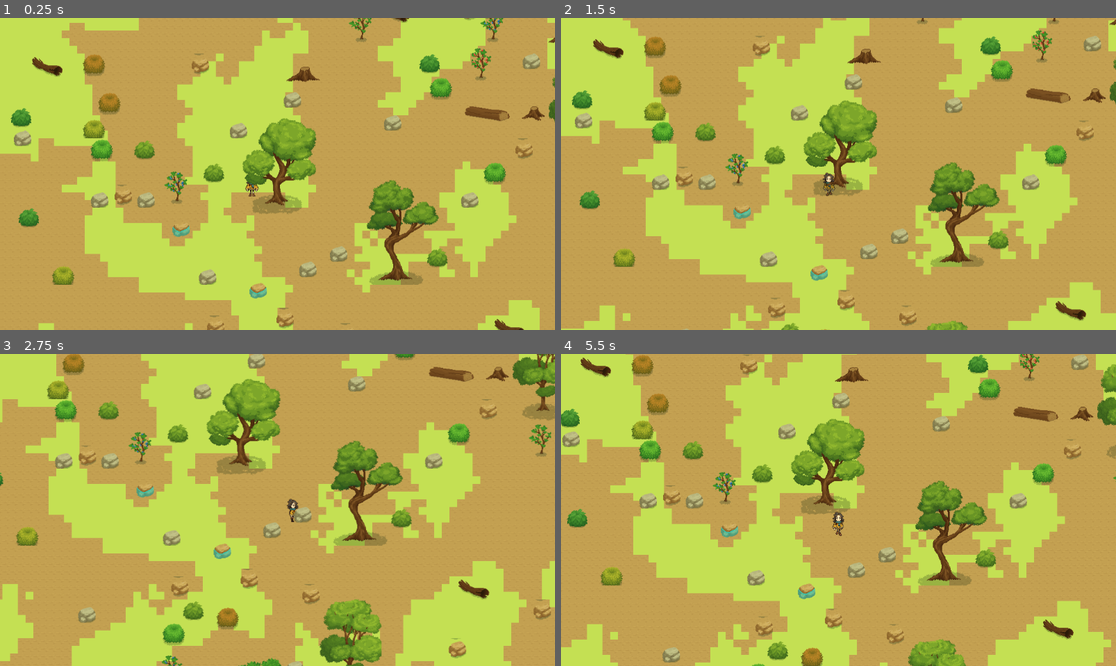
Above: before the commit, frames 1-4 (two rows, left to right).
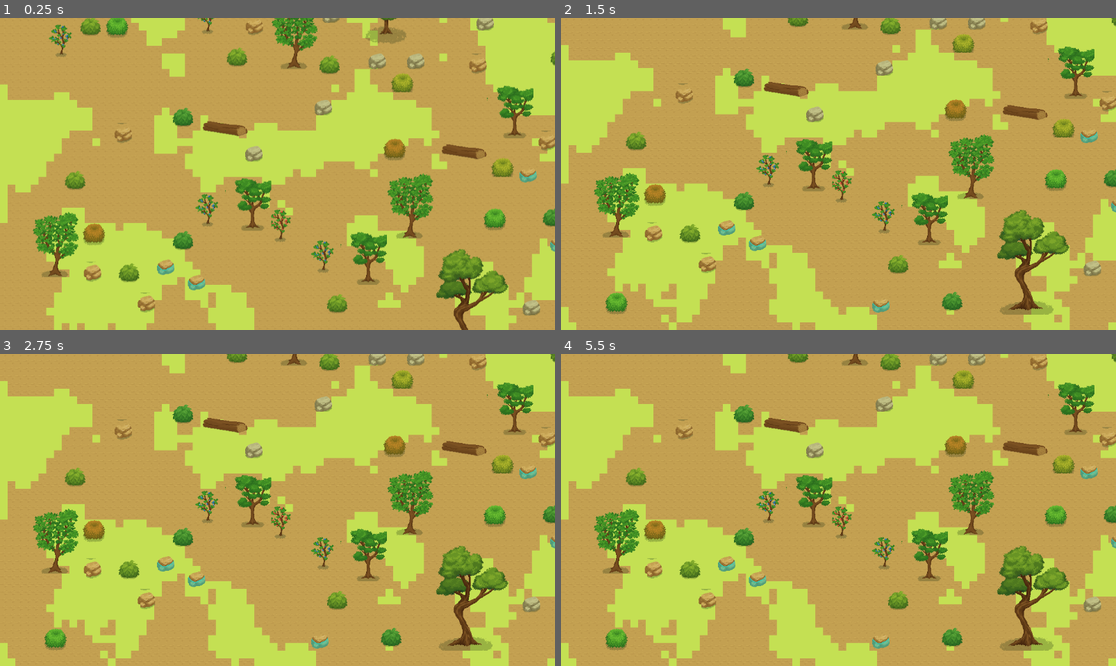
Above: after the commit, the same moments.

Repository: desiretchinda/treasure-hunt
Game: Godot game, scene res://Scenes/game_play.tscn
Two runs of this game, one before a commit and one after it. Both use one fixed random seed, a clock stepped at 60 frames per second and the inputs below.
Inputs:
- Up to frame 1 (0.25 s): no input
- Up to frame 2 (1.5 s): hold Right (move_right) 0.53-1.28 s; hold Down (move_down) from 1.28 s (still down)
- Up to frame 3 (2.75 s): release Down (move_down) at 2.03 s; hold Right (move_right) from 2.03 s (still down)
- Up to frame 4 (5.5 s): release Right (move_right) at 2.78 s; hold Up (move_up) 2.78-3.53 s; hold Left (move_left) 3.53-5.03 s; hold Down (move_down) from 5.03 s (still down)

The runs differ from the first frame. In frame 1, 54% of the frame differs, in the area x 0-100%, y 0-100%; in frame 2, 49%; in frame 3, 57%; in frame 4, 51%.

Commit message:
fix starting point

Diff:
--- a/Prefabs/map.tscn
+++ b/Prefabs/map.tscn
@@ -1536,17 +1536,21 @@
 6:31/0 = 0
 6:31/0/physics_layer_0/polygon_0/points = PackedVector2Array(-8, -8, 8, -8, 8, 8, -8, 8)
 7:31/0 = 0
+7:31/0/physics_layer_0/polygon_0/points = PackedVector2Array(-8, -8, 8, -8, 8, 8, 8, 8, -8, 8)
 8:31/0 = 0
 8:31/0/physics_layer_0/polygon_0/points = PackedVector2Array(-8, -8, 8, -8, 8, 8, -8, 8)
 9:31/0 = 0
 9:31/0/physics_layer_0/polygon_0/points = PackedVector2Array(-8, -8, 8, -8, 8, 8, -8, 8)
 10:31/0 = 0
+10:31/0/physics_layer_0/polygon_0/points = PackedVector2Array(-8, -8, 8, -8, 8, 8, 8, 8, -8, 8)
 11:31/0 = 0
+11:31/0/physics_layer_0/polygon_0/points = PackedVector2Array(-8, -8, 8, -8, 8, 8, 8, 8, -8, 8)
 12:31/0 = 0
 12:31/0/physics_layer_0/polygon_0/points = PackedVector2Array(-8, -8, 8, -8, 8, 8, -8, 8)
 13:31/0 = 0
 13:31/0/physics_layer_0/polygon_0/points = PackedVector2Array(-8, -8, 8, -8, 8, 8, -8, 8)
 14:31/0 = 0
+14:31/0/physics_layer_0/polygon_0/points = PackedVector2Array(-8, -8, 8, -8, 8, 8, 8, 8, -8, 8)
 15:31/0 = 0
 16:31/0 = 0
 16:31/0/physics_layer_0/polygon_0/points = PackedVector2Array(-8, -8, 8, -8, 8, 8, -8, 8)
@@ -1576,17 +1580,21 @@
 6:32/0 = 0
 6:32/0/physics_layer_0/polygon_0/points = PackedVector2Array(-8, -8, 8, -8, 8, 8, -8, 8)
 7:32/0 = 0
+7:32/0/physics_layer_0/polygon_0/points = PackedVector2Array(-8, -8, 8, -8, 8, 8, 8, 8, -8, 8)
 8:32/0 = 0
 8:32/0/physics_layer_0/polygon_0/points = PackedVector2Array(-8, -8, 8, -8, 8, 8, -8, 8)
 9:32/0 = 0
 9:32/0/physics_layer_0/polygon_0/points = PackedVector2Array(-8, -8, 8, -8, 8, 8, -8, 8)
 10:32/0 = 0
+10:32/0/physics_layer_0/polygon_0/points = PackedVector2Array(-8, -8, 8, -8, 8, 8, 8, 8, -8, 8)
 11:32/0 = 0
+11:32/0/physics_layer_0/polygon_0/points = PackedVector2Array(-8, -8, 8, -8, 8, 8, 8, 8, -8, 8)
 12:32/0 = 0
 12:32/0/physics_layer_0/polygon_0/points = PackedVector2Array(-8, -8, 8, -8, 8, 8, -8, 8)
 13:32/0 = 0
 13:32/0/physics_layer_0/polygon_0/points = PackedVector2Array(-8, -8, 8, -8, 8, 8, -8, 8)
 14:32/0 = 0
+14:32/0/physics_layer_0/polygon_0/points = PackedVector2Array(-8, -8, 8, -8, 8, 8, 8, 8, -8, 8)
 15:32/0 = 0
 16:32/0 = 0
 17:32/0 = 0
@@ -1654,17 +1662,21 @@
 6:35/0 = 0
 6:35/0/physics_layer_0/polygon_0/points = PackedVector2Array(-8, -8, 8, -8, 8, 8, -8, 8)
 7:35/0 = 0
+7:35/0/physics_layer_0/polygon_0/points = PackedVector2Array(-8, -8, 8, -8, 8, 8, 8, 8, -8, 8)
 8:35/0 = 0
 8:35/0/physics_layer_0/polygon_0/points = PackedVector2Array(-8, -8, 8, -8, 8, 8, -8, 8)
 9:35/0 = 0
 9:35/0/physics_layer_0/polygon_0/points = PackedVector2Array(-8, -8, 8, -8, 8, 8, -8, 8)
 10:35/0 = 0
+10:35/0/physics_layer_0/polygon_0/points = PackedVector2Array(-8, -8, 8, -8, 8, 8, 8, 8, -8, 8)
 11:35/0 = 0
+11:35/0/physics_layer_0/polygon_0/points = PackedVector2Array(-8, -8, 8, -8, 8, 8, 8, 8, -8, 8)
 12:35/0 = 0
 12:35/0/physics_layer_0/polygon_0/points = PackedVector2Array(-8, -8, 8, -8, 8, 8, -8, 8)
 13:35/0 = 0
 13:35/0/physics_layer_0/polygon_0/points = PackedVector2Array(-8, -8, 8, -8, 8, 8, -8, 8)
 14:35/0 = 0
+14:35/0/physics_layer_0/polygon_0/points = PackedVector2Array(-8, -8, 8, -8, 8, 8, 8, 8, -8, 8)
 15:35/0 = 0
 16:35/0 = 0
 17:35/0 = 0
@@ -1683,17 +1695,21 @@
 6:36/0 = 0
 6:36/0/physics_layer_0/polygon_0/points = PackedVector2Array(-8, -8, 8, -8, 8, 8, -8, 8)
 7:36/0 = 0
+7:36/0/physics_layer_0/polygon_0/points = PackedVector2Array(-8, -8, 8, -8, 8, 8, 8, 8, -8, 8)
 8:36/0 = 0
 8:36/0/physics_layer_0/polygon_0/points = PackedVector2Array(-8, -8, 8, -8, 8, 8, -8, 8)
 9:36/0 = 0
 9:36/0/physics_layer_0/polygon_0/points = PackedVector2Array(-8, -8, 8, -8, 8, 8, -8, 8)
 10:36/0 = 0
+10:36/0/physics_layer_0/polygon_0/points = PackedVector2Array(-8, -8, 8, -8, 8, 8, 8, 8, -8, 8)
 11:36/0 = 0
+11:36/0/physics_layer_0/polygon_0/points = PackedVector2Array(-8, -8, 8, -8, 8, 8, 8, 8, -8, 8)
 12:36/0 = 0
 12:36/0/physics_layer_0/polygon_0/points = PackedVector2Array(-8, -8, 8, -8, 8, 8, -8, 8)
 13:36/0 = 0
 13:36/0/physics_layer_0/polygon_0/points = PackedVector2Array(-8, -8, 8, -8, 8, 8, -8, 8)
 14:36/0 = 0
+14:36/0/physics_layer_0/polygon_0/points = PackedVector2Array(-8, -8, 8, -8, 8, 8, 8, 8, -8, 8)
 15:36/0 = 0
 16:36/0 = 0
 17:36/0 = 0
@@ -1771,11 +1787,13 @@
 9:39/0/physics_layer_0/polygon_0/points = PackedVector2Array(-8, -8, 8, -8, 8, 8, -8, 8)
 10:39/0 = 0
 11:39/0 = 0
+11:39/0/physics_layer_0/polygon_0/points = PackedVector2Array(-8, -8, 8, -8, 8, 8, 8, 8, -8, 8)
 12:39/0 = 0
 12:39/0/physics_layer_0/polygon_0/points = PackedVector2Array(-8, -8, 8, -8, 8, 8, -8, 8)
 13:39/0 = 0
 13:39/0/physics_layer_0/polygon_0/points = PackedVector2Array(-8, -8, 8, -8, 8, 8, -8, 8)
 14:39/0 = 0
+14:39/0/physics_layer_0/polygon_0/points = PackedVector2Array(-8, -8, 8, -8, 8, 8, 8, 8, -8, 8)
 15:39/0 = 0
 16:39/0 = 0
 17:39/0 = 0
--- a/Scripts/player.gd
+++ b/Scripts/player.gd
@@ -1,30 +1,86 @@
 class_name Player extends CharacterBody2D
 
 # This is the AnimatedSprite2D node used for animations.
+# The sprite_frames resource must be assigned to this node in the editor.
 @onready var animated_sprite_2d: AnimatedSprite2D = $AnimatedSprite2D
 
 @export var speed: float = 200 # Movement speed in pixels per second
 
 var direction_name:String = "Face"
 
+
+# --- Add References to Map and Ground Layer for Positioning ---
+# Assuming Player is a sibling of Map under a common parent.
+@onready var map_node = get_node("../Map")
+# Assuming GroundLayer is a child of Map.
+@onready var ground_layer_node = get_node("../Map/GroundLayer")
+# --- End Add References ---
+
+
+func _ready():
+	# --- Position Player at Bottom-Left of Map ---
+	# Ensure required nodes and tile set are ready for positioning
+	if map_node and ground_layer_node and ground_layer_node.tile_set and animated_sprite_2d and animated_sprite_2d.sprite_frames:
+
+		var map_width = map_node.map_width # Get map width from the Map node's script
+		var map_height = map_node.map_height # Get map height from the Map node's script
+
+		var tile_size = ground_layer_node.tile_set.get_tile_size() # Get tile size
+
+		# Get the global position of the map's top-left corner
+		var map_global_origin = map_node.global_position
+
+		# --- Get Player's Size ---
+		var current_animation_name = animated_sprite_2d.animation # Get the name of the current animation
+		var current_frame_index = animated_sprite_2d.frame # Get the index of the current frame
+		var sprite_frames_resource: SpriteFrames = animated_sprite_2d.sprite_frames # Get SpriteFrames resource
+
+		var player_size = Vector2.ZERO # Default size
+
+		# Check if a valid texture exists for the current frame to get size
+		if sprite_frames_resource.has_animation(current_animation_name) and sprite_frames_resource.get_frame_count(current_animation_name) > current_frame_index:
+			var current_frame_texture: Texture2D = sprite_frames_resource.get_frame_texture(current_animation_name, current_frame_index)
+			if current_frame_texture:
+				player_size = current_frame_texture.get_size()
+
+		if player_size != Vector2.ZERO:
+			# Calculate half size only if player_size was successfully obtained
+			var player_half_size = player_size / 2.0
+
+			# Calculate the target global position for the player's CENTER
+			# We want the player's BOTTOM-LEFT edge to be at the map's BOTTOM-LEFT pixel corner.
+			# Map's bottom-left pixel corner global X: map_global_origin.x
+			# Map's bottom-left pixel corner global Y: map_global_origin.y + map_height * tile_size.y
+
+			# Player's center X = Map's left edge + Player's half width
+			var target_global_pos_x = map_global_origin.x + player_half_size.x
+			# Player's center Y = Map's bottom edge - Player's half height
+			var target_global_pos_y = map_global_origin.y + map_height * tile_size.y - player_half_size.y
+
+			# Set player's global position to the calculated bottom-left position
+			global_position = Vector2(target_global_pos_x, target_global_pos_y)
+			print("Player positioned at bottom-left.")
+		else:
+			print("Warning: Could not determine player size for initial positioning. Ensure AnimatedSprite2D has a valid SpriteFrames resource and animation/frame.")
+	else:
+		print("Error: Required nodes (Map, GroundLayer, TileSet) or AnimatedSprite2D/SpriteFrames not ready for initial positioning. Check scene structure and resource assignments.")
+	# --- End Position Player ---
+
+	# Note: Initial velocity can be set here if the player should start moving immediately.
+	# For example: velocity = Vector2.LEFT * speed # Start moving left
+
+
 func _physics_process(_delta):
 	# Get the input direction vector
 	var input_vector = Input.get_vector("move_left", "move_right", "move_up", "move_down")
 
 	# Update the velocity based on the input vector and speed (instant movement)
-	# This matches the style from your previous base script.
 	velocity = input_vector * speed
-
 
 	# Move the character and handle collisions
 	move_and_slide()
 
-	# --- Clamp Player Position to Camera Viewport logic is REMOVED as requested. ---
-	# The code block that checked the camera and clamped the global_position is gone.
-
-
 	# --- Animation Handling ---
-	# (This part correctly uses animated_sprite_2d)
 	# Animation trigger based on velocity length > 0
 	if velocity.length() > 0:
 		var direction = velocity.normalized()
